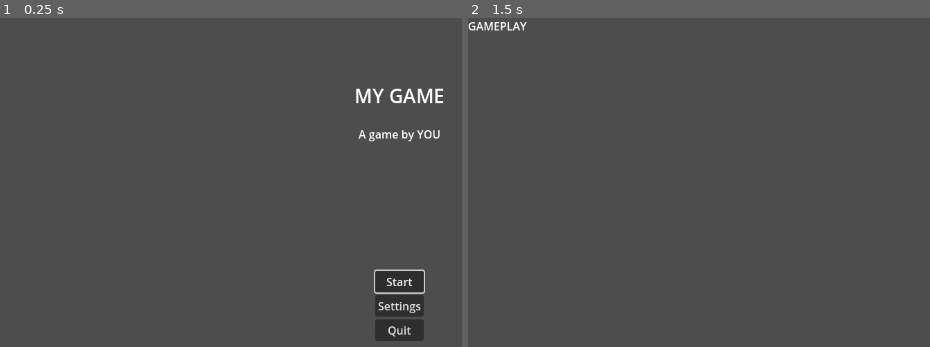
Above: before the commit, frames 1-2 (left to right).
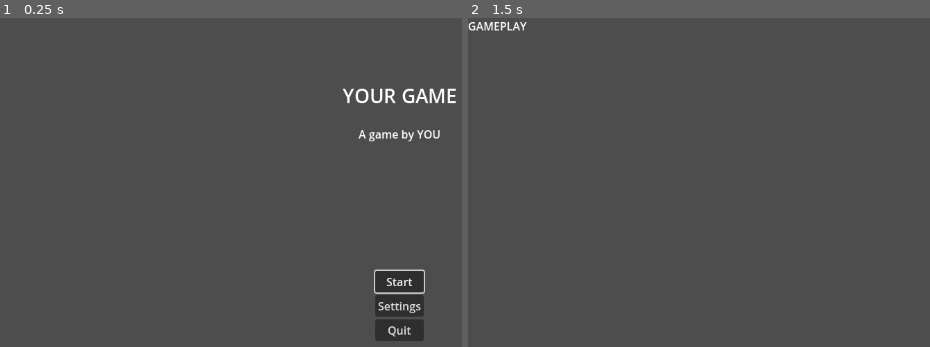
Above: after the commit, the same moments.

Repository: brettchalupa/godot_skeleton
Game: Godot game, scene res://main_menu.tscn
The game is run twice, just before and just after one commit, with the same random seed, the same clock (stepped at 60 frames per second) and the same inputs.
Inputs:
- Up to frame 1 (0.25 s): no input
- Up to frame 2 (1.5 s): click "Start" at 0.5 s; tap Enter (ui_accept) at 1.25 s; hold Enter (ui_accept) from 1.28 s (still down)

The runs differ from the first frame. In frame 1, 0.7% of the frame differs, in the area x 74-99%, y 21-26%; in frame 2, nothing differs.

Commit message:
chore: adjust main menu game name

Diff:
--- a/main_menu.tscn
+++ b/main_menu.tscn
@@ -23,7 +23,7 @@
 offset_bottom = 135.0
 grow_horizontal = 2
 theme_type_variation = &"HeaderLarge"
-text = "MY GAME"
+text = "YOUR GAME"
 horizontal_alignment = 1
 
 [node name="Credit" type="Label" parent="."]
